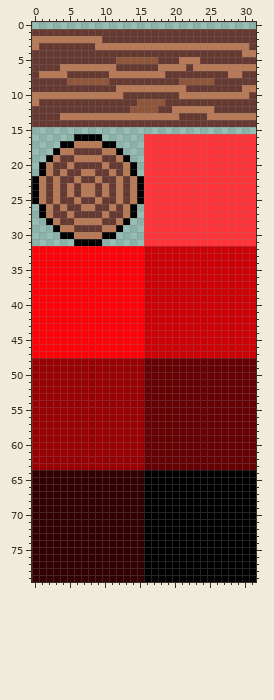
Sprite sheet, stored at Assets/ItemTileSet.png. That is the earlier state.
The file is 32x80 pixels.
Now the later version:
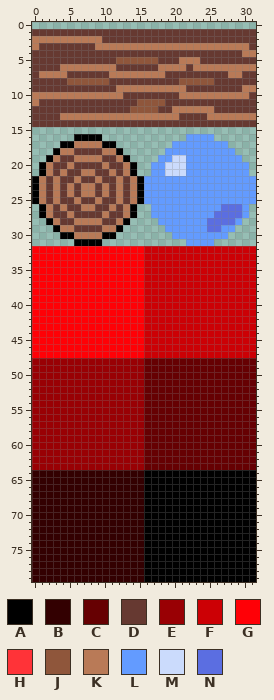
Palette (. is transparent): A #000000  B #330001  C #660002  D #663931  E #990004  F #cc0005  G #ff0006  H #ff3338  J #8f563b  K #b97a57  L #639bff  M #cbdbfc  N #5b6ee1
What changed:
The author changed colour H to colour L in row 16 at x 22 to 25; in row 17 at x 20 to 27; in row 18 at x 19 to 28; in row 19 at x 18 to 19 and 22 to 29; in rows 20 to 21 at x 17 to 18 and 22 to 30; in rows 22 to 25 at x 16 to 31.
The author changed colour H to colour L in row 26 at x 17 to 26 and 30; in row 27 at x 17 to 25 and 30; in row 28 at x 18 to 24 and 29; in row 29 at x 19 to 24 and 27 to 28; in row 30 at x 20 to 27; in row 31 at x 22 to 25.
The author changed colour H to colour M in row 19 at x 20 to 21; in rows 20 to 21 at x 19 to 21.
The author changed colour H to colour N in row 26 at x 27 to 29; in row 27 at x 26 to 29; in row 28 at x 25 to 28; in row 29 at x 25 to 26.
Colour H is gone in row 16 at x 16 to 21 and 26 to 31; in row 17 at x 16 to 19 and 28 to 31; in row 18 at x 16 to 18 and 29 to 31; in row 19 at x 16 to 17 and 30 to 31; in rows 20 to 21 at x 16 and 31; in rows 26 to 27 at x 16 and 31.
Colour H is gone in row 28 at x 16 to 17 and 30 to 31; in row 29 at x 16 to 18 and 29 to 31; in row 30 at x 16 to 19 and 28 to 31; in row 31 at x 16 to 21 and 26 to 31.
Changed places in both pictures, as pixel boxes (x1, y1, x2, y2):
changed: (144, 134, 256, 246)
